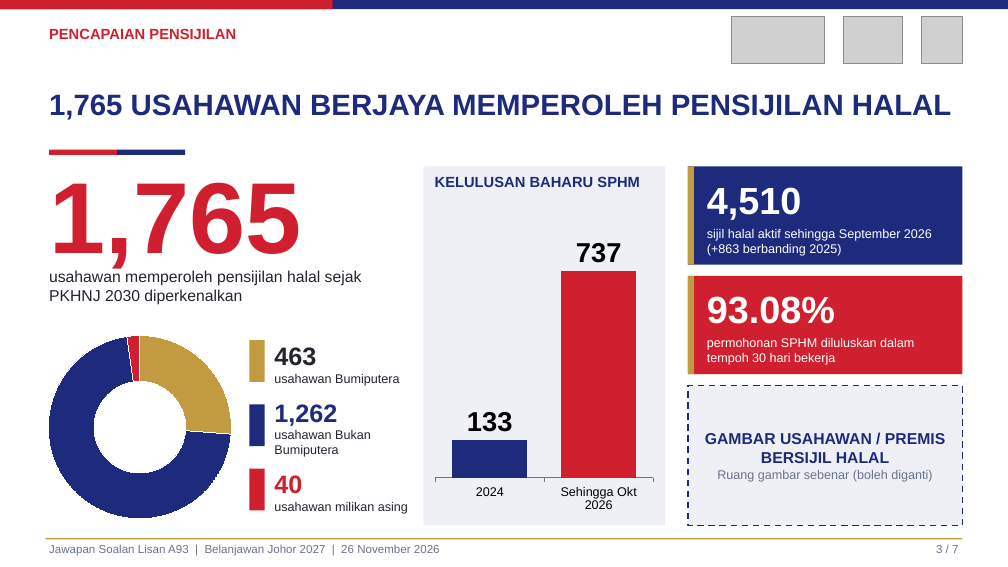
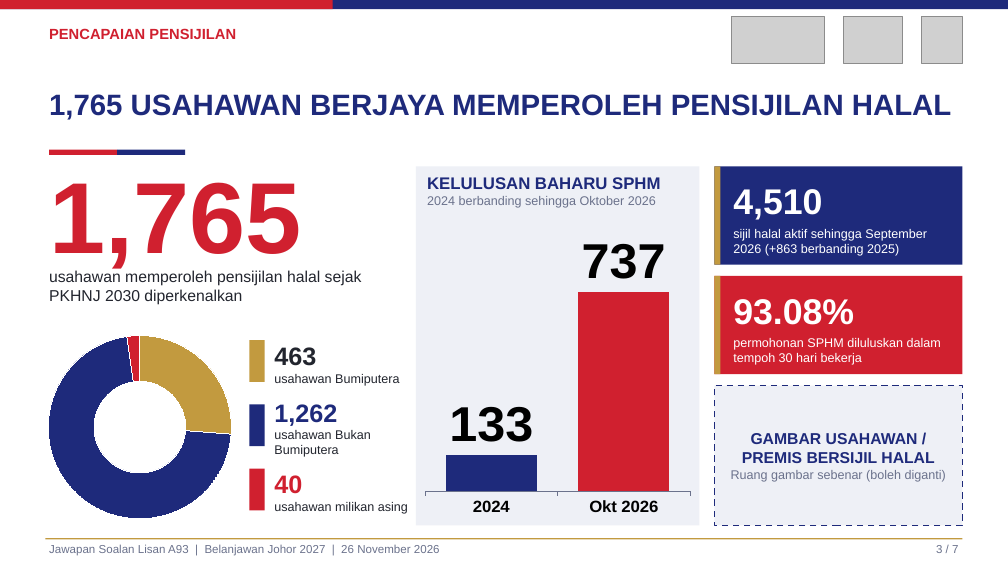
Before and after one commit to nawaljoe/Nawal, a slide deck: slide 3 of infografik-a93/Slaid_A93_PKHNJ2030.pptx. Drawn at 1008x567 pixels with LibreOffice and Linux fonts; fonts in the diff are those of the drawing; grey boxes stand for pictures. Boxes give left, top, right and bottom in pixels: in the first picture for what was removed or moved away, otherwise in the second. Text is boxed around its words. In the diff, an @@ line names an element or a change of style, - is before the commit and + after.

```diff
--- a/infografik-a93/Slaid_A93_PKHNJ2030.pptx
+++ b/infografik-a93/Slaid_A93_PKHNJ2030.pptx
@@ rectangle: place and size @@
-rectangle at <box>423,166,665,526</box>
+rectangle at <box>416,166,699,526</box>
@@ text "KELULUSAN BAHARU SPHM": place and size @@
-text "KELULUSAN BAHARU SPHM" at <box>435,176,640,187</box>
+text "KELULUSAN BAHARU SPHM" at <box>427,177,660,208</box>
@@ text at <box>427,177,660,189</box>: size 14 to 16 pt in "KELULUSAN BAHARU SPHM" @@
@@ rectangle: place and size @@
-rectangle at <box>688,166,694,265</box>
+rectangle at <box>715,166,721,265</box>
@@ rectangle: place and size @@
-rectangle at <box>688,166,963,265</box>
+rectangle at <box>715,166,963,265</box>
@@ text "4,510": place and size @@
-text "4,510" at <box>707,187,802,220</box>
+text "4,510" at <box>733,189,822,220</box>
@@ text "4,510" at <box>733,189,822,220</box>: size 36 to 34 pt @@
@@ text at <box>427,196,656,208</box>: paragraph added @@
+2024 berbanding sehingga Oktober 2026
@@ column chart at <box>420,234,696,522</box> @@
-categories: 2024, Sehingga Okt 2026
+categories: 2024, Okt 2026
@@ data labels of Series 1 changed @@
@@ category axis changed @@
@@ column chart: place and size @@
-column chart at <box>431,219,658,518</box>
+column chart at <box>420,234,696,522</box>
@@ text "sijil halal aktif sehingga September ..." rewrapped from <box>707,229,932,256</box> to <box>733,229,927,256</box> @@
@@ rectangle: place and size @@
-rectangle at <box>688,276,694,374</box>
+rectangle at <box>715,276,721,374</box>
@@ rectangle: place and size @@
-rectangle at <box>688,276,963,374</box>
+rectangle at <box>715,276,963,374</box>
@@ text "93.08%" at <box>733,299,854,325</box>: size 36 to 34 pt @@
@@ text "93.08%": place and size @@
-text "93.08%" at <box>707,296,835,324</box>
+text "93.08%" at <box>733,299,854,325</box>
@@ text "permohonan SPHM diluluskan dalam tempoh ...": place and size @@
-text "permohonan SPHM diluluskan dalam tempoh ..." at <box>707,338,914,365</box>
+text "permohonan SPHM diluluskan dalam tempoh ..." at <box>733,338,941,365</box>
@@ rectangle "GAMBAR USAHAWAN / PREMIS BERSIJIL ...": place and size @@
-rectangle "GAMBAR USAHAWAN / PREMIS BERSIJIL ..." at <box>688,386,963,526</box>
+rectangle "GAMBAR USAHAWAN / PREMIS BERSIJIL ..." at <box>715,386,963,526</box>
```
Also in this commit, not shown: 2 other files.
